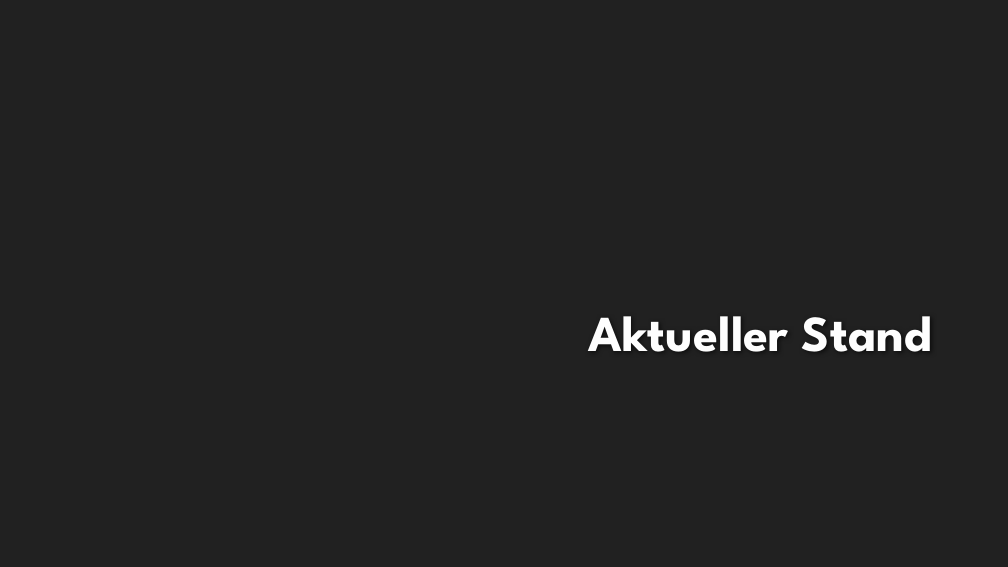
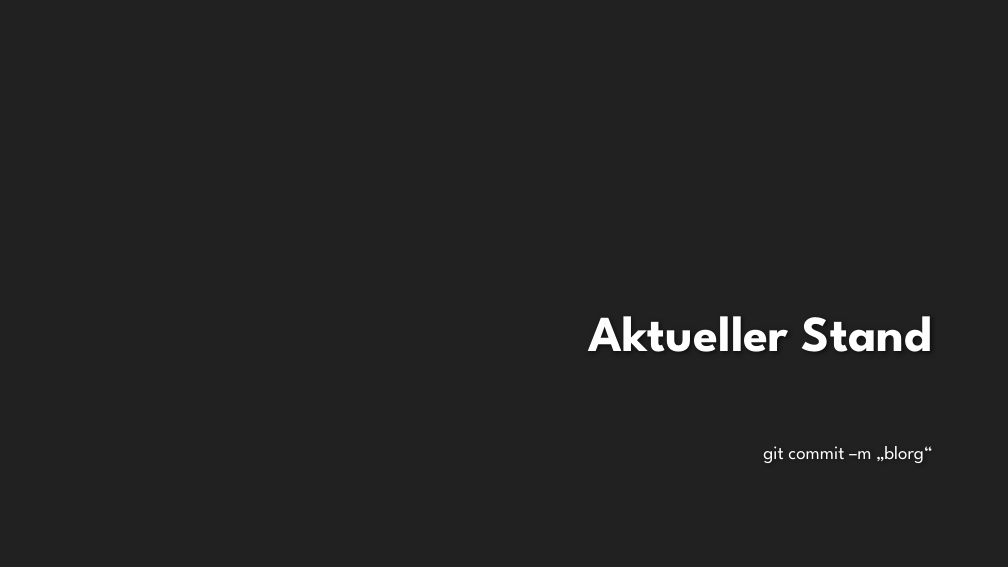
Before and after one commit to EmKaCe/DoctorWhy, a slide deck: slide 12 of Information/Präsentation.pptx. Drawn at 1008x567 pixels with LibreOffice and Linux fonts; fonts in the diff are those of the drawing; background and template pictures are left out. Boxes give left, top, right and bottom in pixels: in the first picture for what was removed or moved away, otherwise in the second. Text is boxed around its words. In the diff, an @@ line names an element or a change of style, - is before the commit and + after.

```diff
--- a/Information/Präsentation.pptx
+++ b/Information/Präsentation.pptx
@@ text added at (763, 446, 932, 463), 18 pt, text #FFFFFF @@
+git commit –m „blorg“
```
Also in this commit, not shown: 3 other slides changed, 6 slides added, 4 slides removed.
